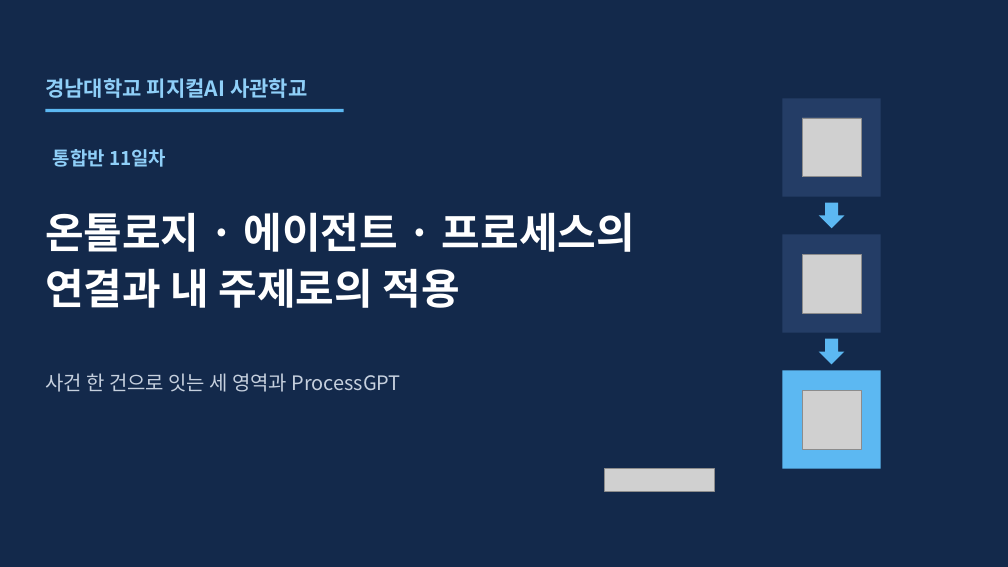
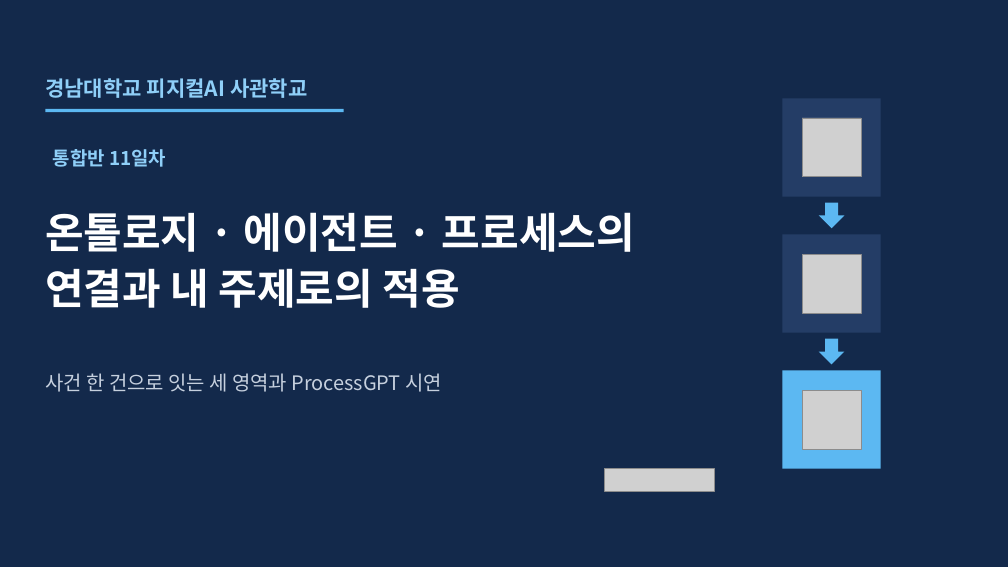
Before and after one commit to uengine-oss/hyd-iot-edu, a slide deck: slide 1 of docs/교재/통합반/11일차/통합반_11일차.pptx. Drawn at 1008x567 pixels with LibreOffice and Linux fonts; fonts in the diff are those of the drawing; grey boxes stand for pictures. Boxes give left, top, right and bottom in pixels: in the first picture for what was removed or moved away, otherwise in the second. Text is boxed around its words. In the diff, an @@ line names an element or a change of style, - is before the commit and + after.

```diff
--- a/docs/교재/통합반/11일차/통합반_11일차.pptx
+++ b/docs/교재/통합반/11일차/통합반_11일차.pptx
@@ text at bbox=[45, 373, 442, 392]: text changed @@
-사건 한 건으로 잇는 세 영역과 ProcessGPT
+사건 한 건으로 잇는 세 영역과 ProcessGPT 시연
```
Also in this commit, not shown: 11 other slides changed, 3 slides added, 22 slides removed, 10 other files.
